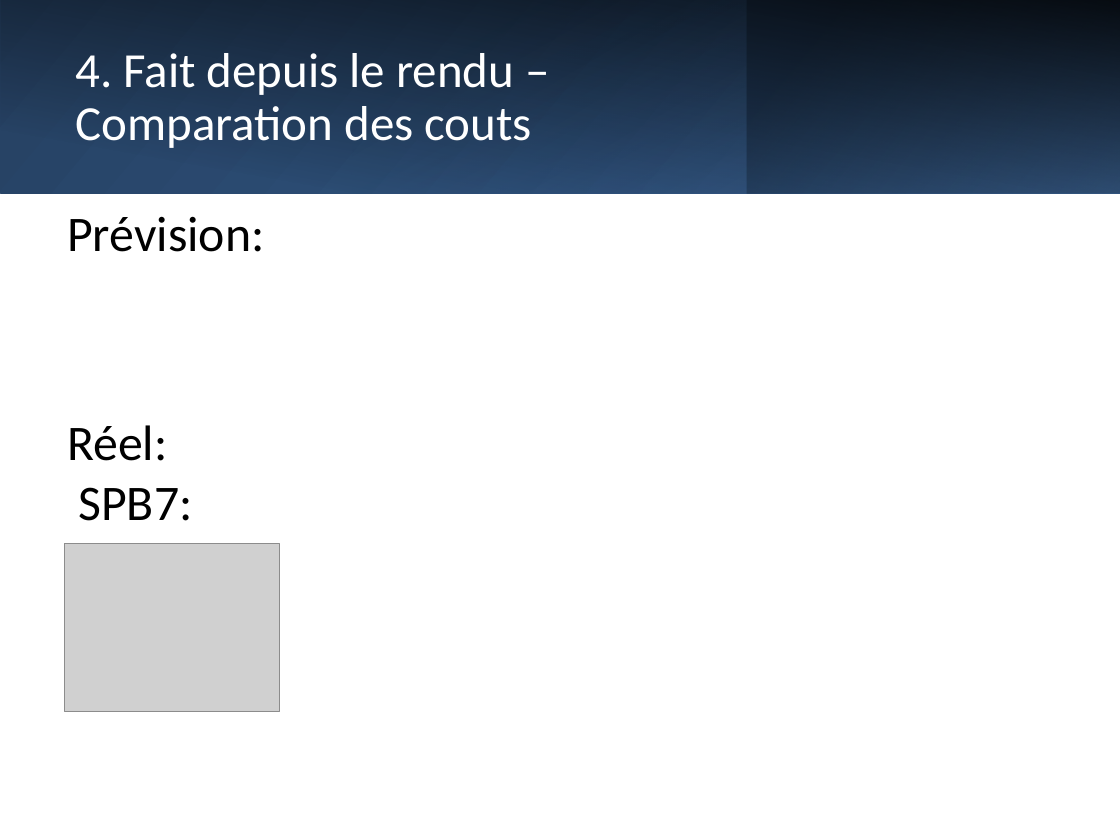
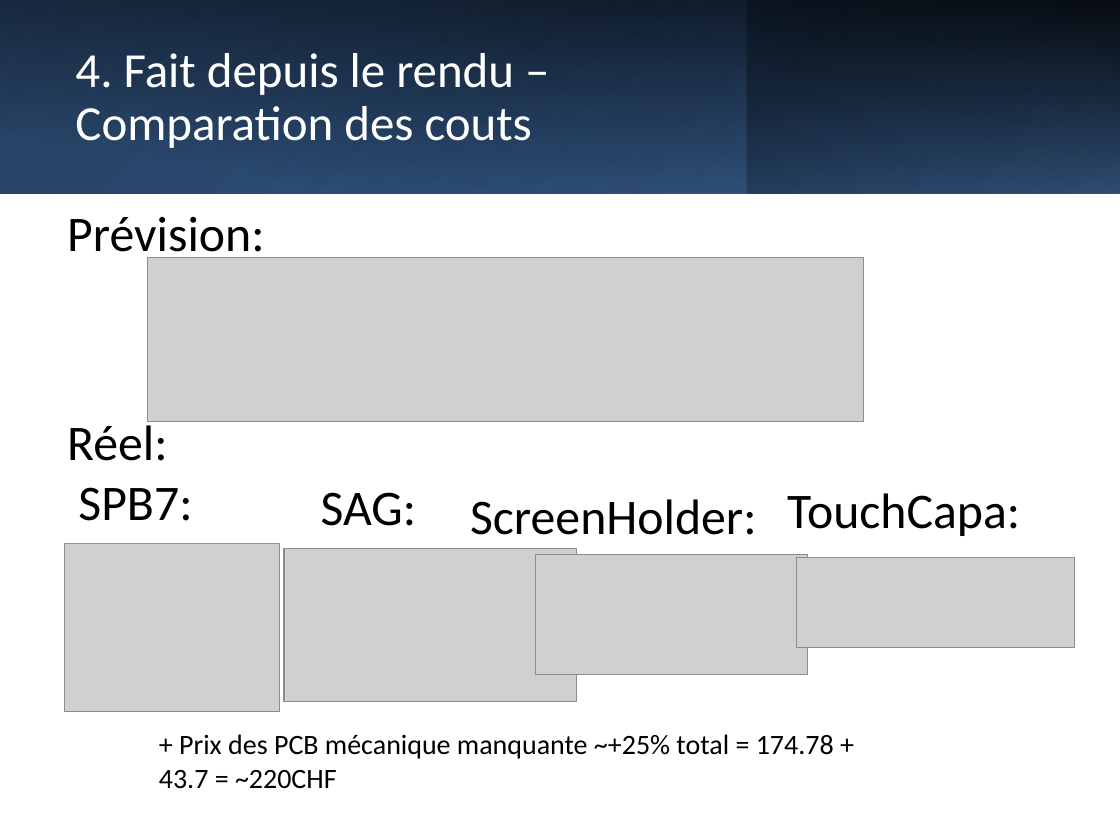
Before and after one commit to Sweedy3960/2414_SPB7_DOC, a slide deck: slide 20 of Doc/2414_Presentation.pptx (slide 21 before the commit). Drawn at 1120x840 pixels with LibreOffice and Linux fonts; fonts in the diff are those of the drawing; grey boxes stand for pictures. Boxes give left, top, right and bottom in pixels: in the first picture for what was removed or moved away, otherwise in the second. Text is boxed around its words. In the diff, an @@ line names an element or a change of style, - is before the commit and + after.

```diff
--- a/Doc/2414_Presentation.pptx
+++ b/Doc/2414_Presentation.pptx
@@ picture added at <box>148,258,864,421</box> @@
@@ text added at <box>321,492,417,526</box>, 32 pt, text #000000 @@
+SAG:
@@ text added at <box>470,499,756,535</box>, 32 pt, text #000000 @@
+ScreenHolder:
@@ text added at <box>787,493,1020,536</box>, 32 pt, text #000000 @@
+TouchCapa:
@@ picture added at <box>284,549,577,701</box> @@
@@ picture added at <box>535,554,808,674</box> @@
@@ picture added at <box>797,558,1075,647</box> @@
@@ text added at <box>159,734,834,789</box>, 18 pt, text #000000 @@
++ Prix des PCB mécanique manquante ~+25% total = 174.78 + 43.7 = ~220CHF
```
Also in this commit, not shown: 11 other slides changed, 1 slide added, 2 slides removed, 4 other files.
